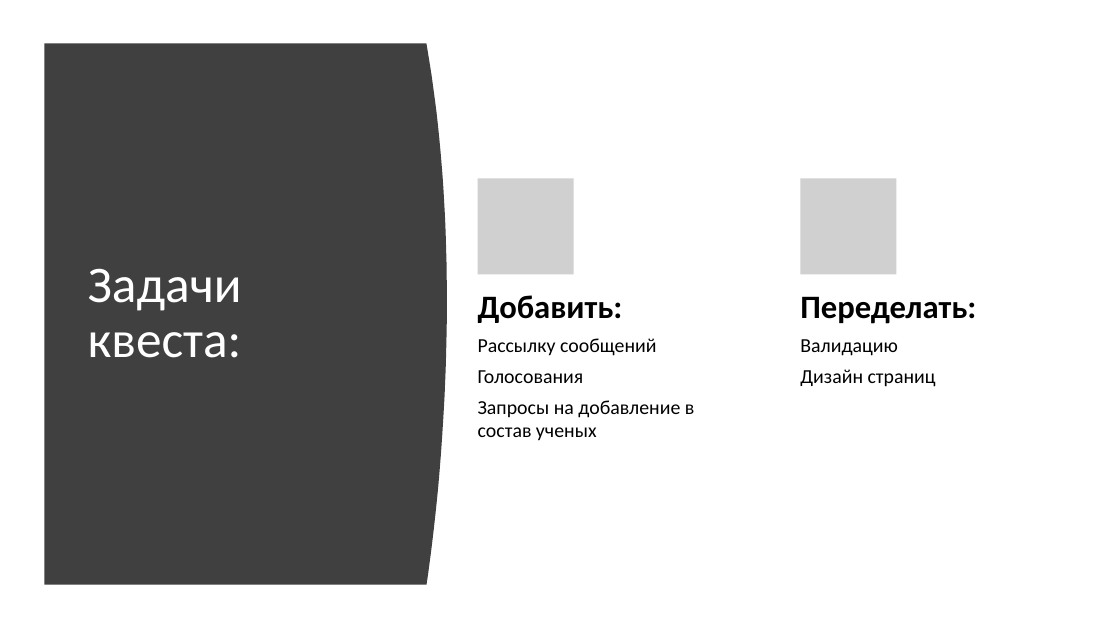
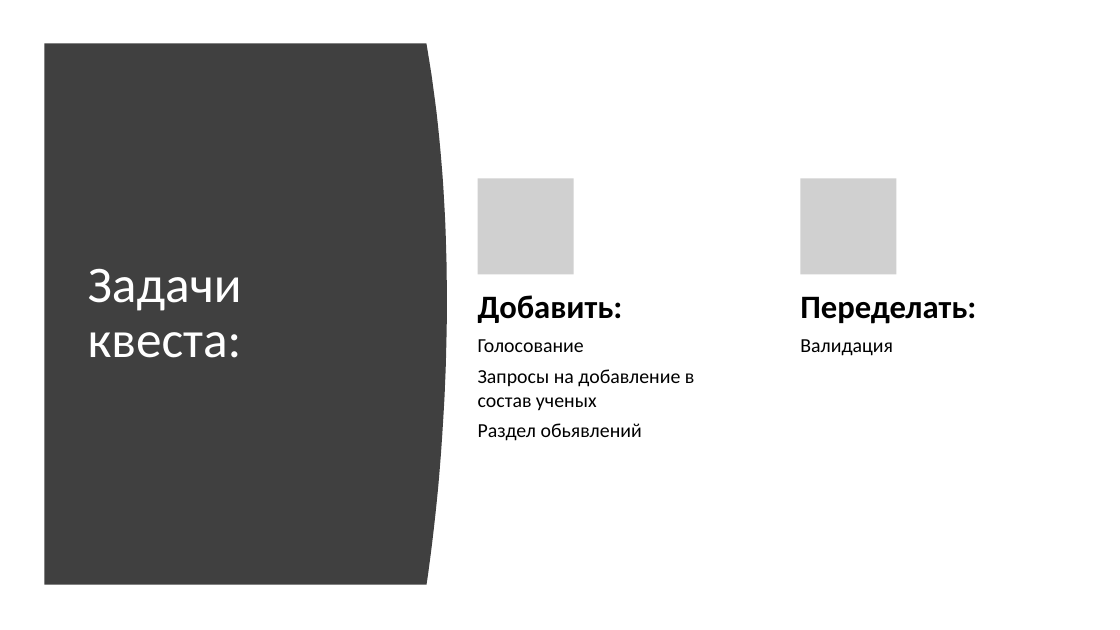
Before and after one commit to mirolyubovaalyona/SmuDvo, a slide deck: slide 3 of Презка для проiкта.pptx. Drawn at 1120x630 pixels with LibreOffice and Linux fonts; fonts in the diff are those of the drawing; grey boxes stand for pictures. Boxes give left, top, right and bottom in pixels: in the first picture for what was removed or moved away, otherwise in the second. Text is boxed around its words. In the diff, an @@ line names an element or a change of style, - is before the commit and + after.

Commit message:
v3.0

```diff
--- a/Презка для проiкта.pptx
+++ b/Презка для проiкта.pptx
@@ text at (478, 339, 584, 352): text changed @@
-Рассылку сообщений
-Голосования
+Голосование
@@ text at (800, 339, 893, 356): text changed @@
-Валидацию
-Дизайн страниц
+Валидация
@@ text at (478, 423, 642, 441): paragraph added @@
+Раздел обьявлений
```
Also in this commit, not shown: 1 other slide changed.
